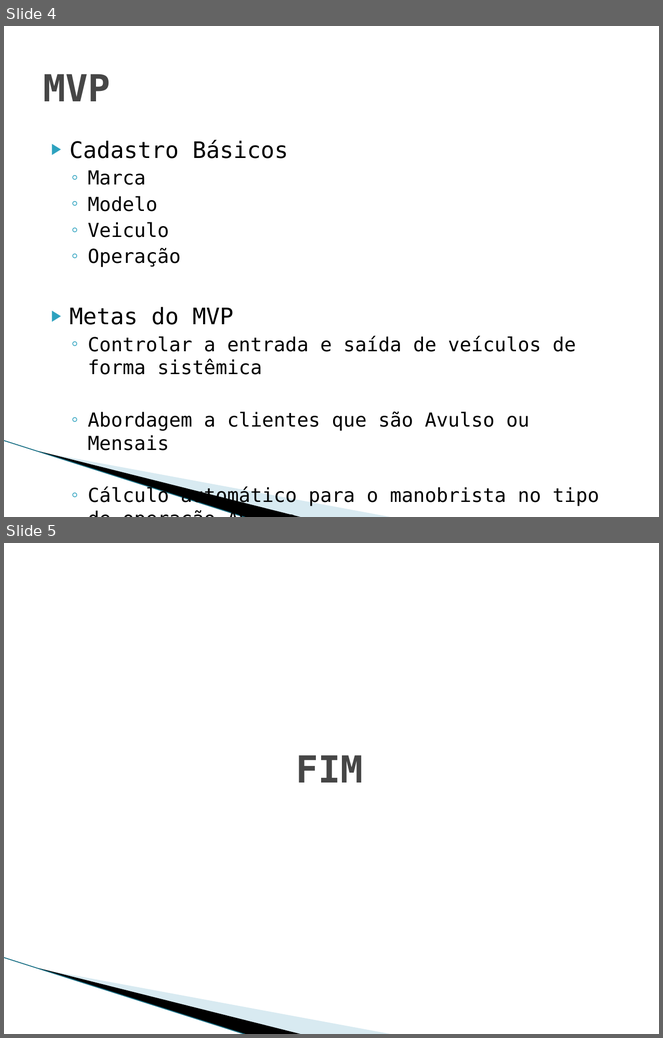
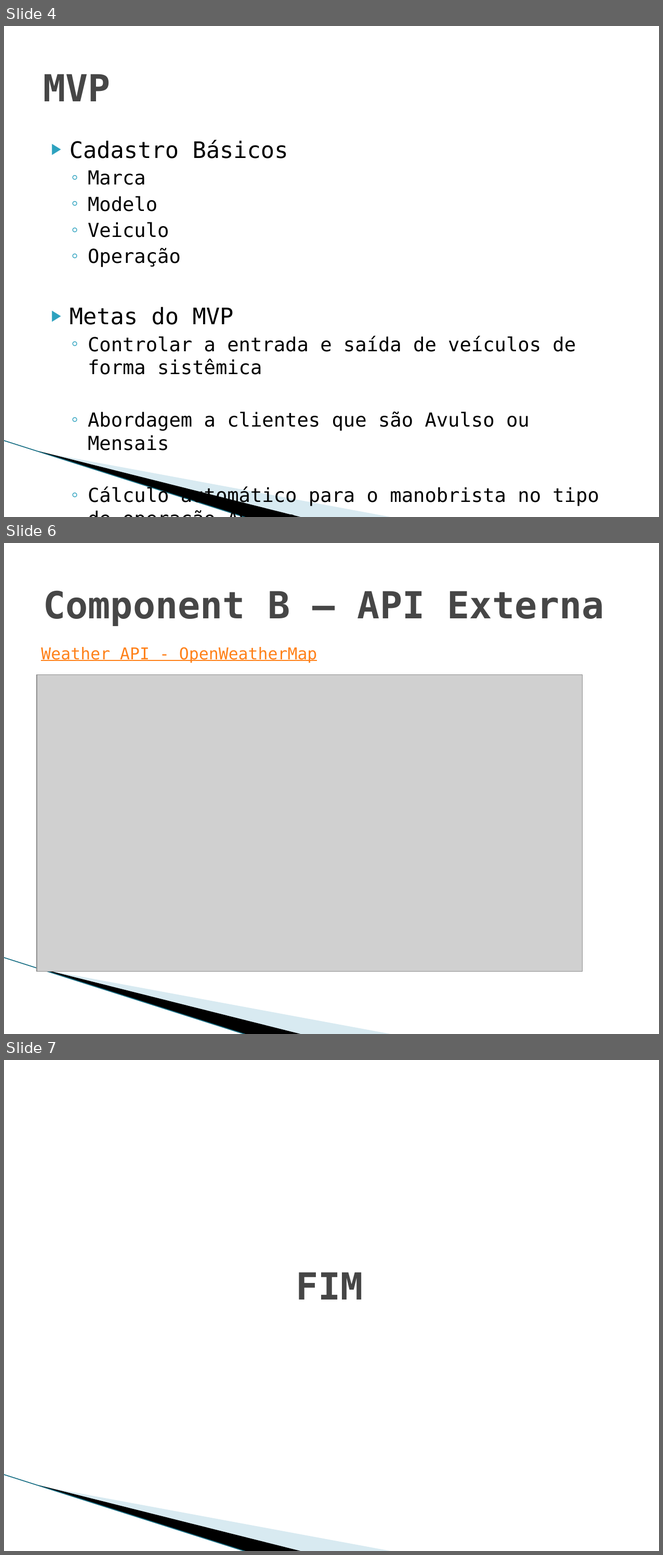
Before and after one commit to Etyonamine/puc-rio-mvp-sprint-3-componente-A, a slide deck: MVP_Sprint_3_Apresentacao_Inicial.ppsx. Shown one above the other, each under a label of ours: slides 4 and 5 before the commit, slides 4, 6 and 7 after it; the slides between them are not shown. The pictures are 663x1038 and 663x1555 pixels, drawn with LibreOffice and Linux fonts; fonts in the diff are those of the drawing; grey boxes stand for pictures; background and template pictures are left out. Boxes give left, top, right and bottom in pixels: in the first picture for what was removed or moved away, otherwise in the second. Text is boxed around its words. In the diff, an @@ line names an element or a change of style, - is before the commit and + after.

```diff
--- a/MVP_Sprint_3_Apresentacao_Inicial.ppsx
+++ b/MVP_Sprint_3_Apresentacao_Inicial.ppsx
@@ slide 6 added at [4,543,659,1034], background #FFFFFF; not listed: 3 template elements that a slide beside it also shows @@
@@ title added at [43,591,605,626], 41 pt, text #464646, bold @@
+Component B – API Externa
@@ text added at [41,647,317,663], 18 pt, text #FF8119, underline @@
+Weather API - OpenWeatherMap
@@ picture added at [37,675,583,972] @@
@@ what was slide 5 is now slide 7 @@
```
Also in this commit, not shown: 1 slide changed, 1 other slide added, 1 other file.
